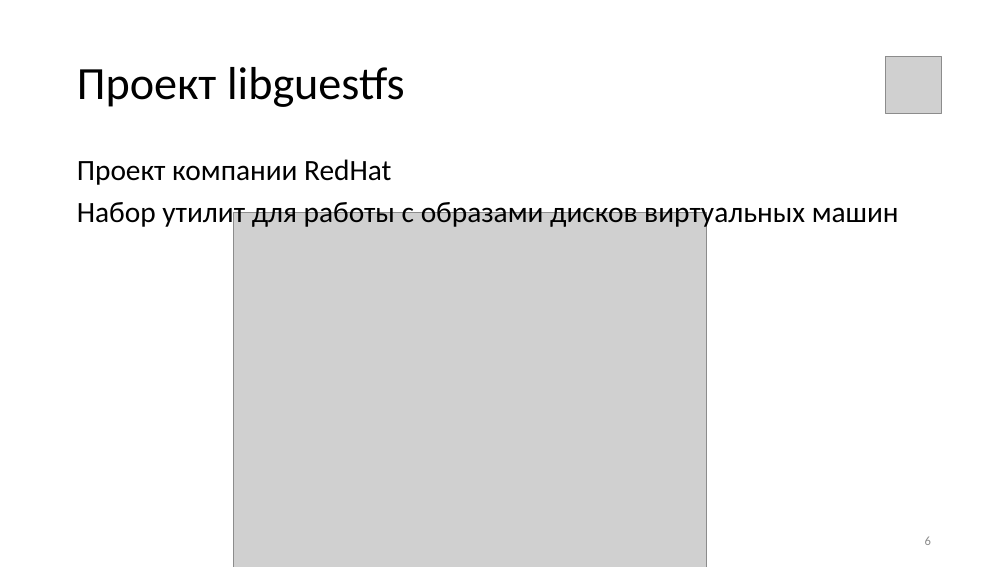
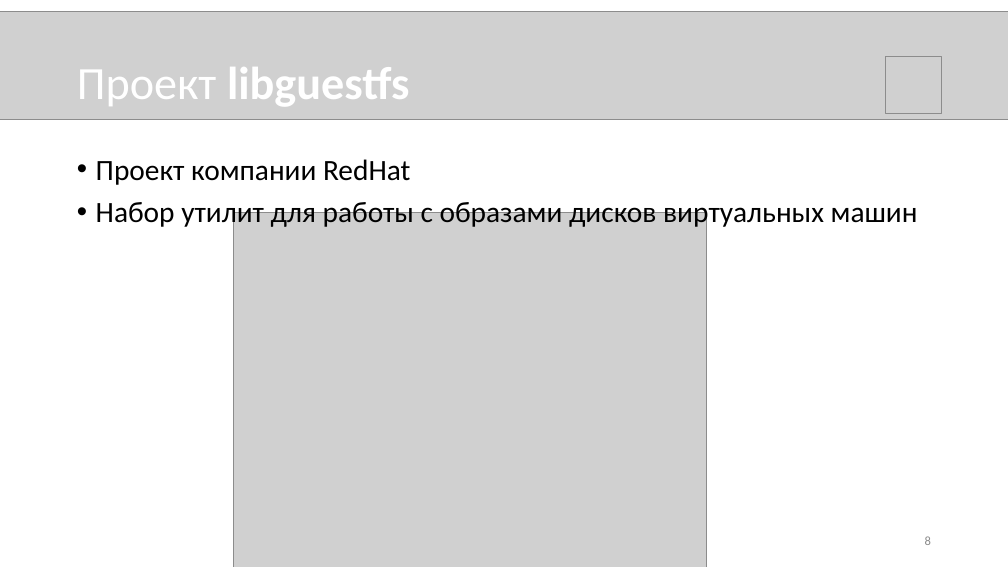
Before and after one commit to novokrest/master-thesis, a slide deck: slide 8 of presentation.pptx (slide 6 before the commit). Drawn at 1008x567 pixels with LibreOffice and Linux fonts; fonts in the diff are those of the drawing; grey boxes stand for pictures. Boxes give left, top, right and bottom in pixels: in the first picture for what was removed or moved away, otherwise in the second. Text is boxed around its words. In the diff, an @@ line names an element or a change of style, - is before the commit and + after.

```diff
--- a/presentation.pptx
+++ b/presentation.pptx
@@ picture added at (x1=0, y1=11, x2=1008, y2=119) @@
@@ title "Проект libguestfs" at (x1=77, y1=67, x2=409, y2=106): text colour #000000 to #FFFFFF; bold on in "libguestfs" @@
@@ text "Проект компании RedHat" at (x1=96, y1=159, x2=918, y2=229): bullet none to • @@
```
Also in this commit, not shown: 4 other slides changed, 3 slides added, 1 slide removed, 2 other files.
